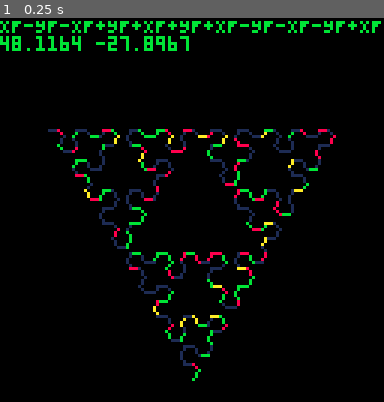
Above: before the commit, frame 1.
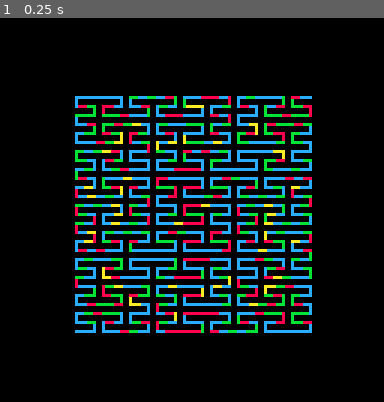
Above: after the commit, the same moment.

Repository: carolhmj/picofun
Game: PICO-8 cartridge lpixel.p8
Two runs of this game, one before a commit and one after it. Both use one fixed random seed, a clock stepped at 60 frames per second and the inputs below.
Inputs:
- Up to frame 1 (0.25 s): no input

The runs differ from the first frame. In frame 1, 18% of the frame differs, in the area x 0-100%, y 0-95%.

Commit message:
Added more demos

Diff:
--- a/lpixel.p8
+++ b/lpixel.p8
@@ -6,7 +6,7 @@
 sin1 = sin function sin(angle) return sin1(-angle/360) end
 
 -- * lsystem production module * --
-function lsystem_deriv(initial, rules)
+function lsystem_grammar(initial, rules)
 	return {
 		initial = initial,
 		rules = rules
@@ -36,7 +36,7 @@
 	return {x = x, y = y, a = a, draw = vdraw}
 end
 
-function lsystem_interp(initial, d, m)
+function lsystem_geom(initial, d, m)
 	return {
 		d = d,
 		m = m,
@@ -44,27 +44,27 @@
 	}
 end
 
-function push_state(lsystem_interp, new_state)
-	lsystem_interp.states[#lsystem_interp.states+1] = new_state
-end
-
-function process(lsystem_interp, rule)
-	local last_state = lsystem_interp.states[#lsystem_interp.states]
+function push_state(lsystem_geom, new_state)
+	lsystem_geom.states[#lsystem_geom.states+1] = new_state
+end
+
+function process(lsystem_geom, rule)
+	local last_state = lsystem_geom.states[#lsystem_geom.states]
 	local new_state = {}
 	local valid = true
 	if rule == 'F' then
-		new_state = moveForward(last_state, lsystem_interp.d, true)
+		new_state = moveForward(last_state, lsystem_geom.d, true)
 	elseif rule == 'G' then
-		new_state = moveForward(last_state, lsystem_interp.d, false)
+		new_state = moveForward(last_state, lsystem_geom.d, false)
 	elseif rule == '+' then
-		new_state = rotate(last_state, lsystem_interp.m, true)
+		new_state = rotate(last_state, lsystem_geom.m, true)
 	elseif rule == '-' then
-		new_state = rotate(last_state, lsystem_interp.m, false)
+		new_state = rotate(last_state, lsystem_geom.m, false)
 	else
 		valid = false
 	end
 	if valid then
-		push_state(lsystem_interp, new_state)
+		push_state(lsystem_geom, new_state)
 	end
 end
 
@@ -89,12 +89,12 @@
 	return new_state
 end
 
-function draw(lsystem_interp, centroid)
-	for i=1,#lsystem_interp.states do
-		if i+1 <= #lsystem_interp.states and
-		   lsystem_interp.states[i+1].draw == true then
-			draw_raster(lsystem_interp.states[i],
-						lsystem_interp.states[i+1],
+function draw(lsystem_geom, centroid)
+	for i=1,#lsystem_geom.states do
+		if i+1 <= #lsystem_geom.states and
+		   lsystem_geom.states[i+1].draw == true then
+			draw_line(lsystem_geom.states[i],
+						lsystem_geom.states[i+1],
 						centroid)
 		end
 	end
@@ -105,23 +105,28 @@
 	return {x = x, y = y}
 end
 
-function draw_raster(p0, p1, centroid)
+function draw_line(p0, p1, centroid)
+	-- selects colors based in the distance of the median between the
+	-- points and the object centroid
 	local medium_point = median(p0, p1)
 	local dist = dist(medium_point, centroid)
-
 	local color = select_color(dist)
 
-	local center0 = center(p0, centroid)
-	local center1 = center(p1, centroid)
-
-	local raster0 = raster(center0, centroid)
-	local raster1 = raster(center1, centroid)
+	-- translates line to the center of the screen --
+	local center0 = to_center(p0, centroid)
+	local center1 = to_center(p1, centroid)
+
+	-- converts from world coordinates to screen coordinates --
+	local raster0 = to_raster(center0, centroid)
+	local raster1 = to_raster(center1, centroid)
+
+	--draws the line --
 	line(raster0.x, raster0.y, raster1.x, raster1.y, color)
 end
 
 function select_color(dist)
 	if (flr(dist) % 2 == 0) then
-		return 1
+		return 12
 	elseif (flr(dist) % 3 == 0) then
 		return 8
 	elseif (flr(dist) % 5 == 0) then
@@ -139,11 +144,11 @@
 	return sqrt((p1.x-p0.x)^2 + (p1.y-p0.y)^2)
 end
 
-function center(p,centroid)
+function to_center(p, centroid)
 	return point(p.x-centroid.x, p.y-centroid.y)
 end
 
-function raster(t, centroid)
+function to_raster(t, centroid)
 	local norm_x = (t.x + WIDTH/2) / WIDTH
 	local norm_y = (t.y + HEIGHT/2) / HEIGHT
 
@@ -166,25 +171,82 @@
 	return point(centroid.x/n, centroid.y/n)
 end
 
+-- * keeps both lsystem interpretations together
+function lsystem(grammar, geometric, n_deriv)
+	return {
+		grammar = grammar,
+		geometric = geometric,
+		n_deriv = n_deriv
+	}
+end
+
+function produce_lsystem(lsystem)
+	lsystem.result = produce(lsystem.grammar, lsystem.n_deriv)
+	for i=1,#lsystem.result do
+		process(lsystem.geometric, sub(lsystem.result,i,i))
+	end
+	lsystem.centroid = find_centroid(lsystem.geometric.states)
+end
+
+function draw_lsystem(lsystem)
+	draw(lsystem.geometric, lsystem.centroid)
+end
+
+-- * demo systems *--
+demos = {
+	sierpinski = lsystem(
+		lsystem_grammar("YF",
+						{["X"] = "YF+XF+Y", ["Y"] = "XF-YF-X"}),
+		lsystem_geom(turtle(0,0,0), 3, 60),
+		5),
+	koch = lsystem(
+		lsystem_grammar("F-F-F-F",
+						{["F"] = "F-F+F+FF-F-F+F"}),
+		lsystem_geom(turtle(0,0,0), 4, 90),
+		2),
+	snowflake = lsystem(
+		lsystem_grammar("F++F++F",
+						{["F"]="F-F++F-F"}),
+		lsystem_geom(turtle(0,0,0), 0.9, 60),
+		4),
+	triangle = lsystem(
+		lsystem_grammar("F+F+F",
+						{["F"]="F-F+F"}),
+		lsystem_geom(turtle(0,0,0), 10, 120),
+		4
+		),
+	gosper = lsystem(
+		lsystem_grammar("-YF",
+						{["X"]="XFX-YF-YF+FX+FX-YF-YFFX+YF+FXFXYF-FX+YF+FXFX+YF-FXYF-YF-FX+FX+YFYF-",
+						 ["Y"]="+FXFX-YF-YF+FX+FXYF+FX-YFYF-FX-YF+FXYFYF-FX-YFFX+FX+YF-YF-FX+FX+YFY"}),
+		lsystem_geom(turtle(0,0,0), 4, 90),
+		2
+		),
+	square_sierpinski = lsystem(
+		lsystem_grammar("F+XF+F+XF",
+						{["X"]="XF-F+F-XF+F+XF-F+F-X"}),
+		lsystem_geom(turtle(0,0,0), 4, 90),
+		3
+		),
+	peano = lsystem(
+		lsystem_grammar("X",
+						{["X"]="XFYFX+F+YFXFY-F-XFYFX",
+						 ["Y"]="YFXFY-F-XFYFX+F+YFXFY"}),
+		lsystem_geom(turtle(0,0,0), 3, 90),
+		3
+		)
+}
+
 function _init()
 	WIDTH = 128
 	HEIGHT = 128
-	local rules = {
-		["X"] = "YF+XF+Y",
-		["Y"] = "XF-YF-X"
-	}
-	prod_system = lsystem_deriv('YF', rules)
-	result = produce(prod_system, 5)
-	geom_system = lsystem_interp(turtle(0,0,0), 3, 60)
-	for i=1,#result do
-		process(geom_system, sub(result,i,i))
-	end
-	geom_system_centroid = find_centroid(geom_system.states)
+	for k,v in pairs(demos) do
+		produce_lsystem(v)
+	end
+	curr = 0
 end
 
 function _draw()
 	cls()
-	draw(geom_system, geom_system_centroid)
-	print(result)
-	print(geom_system_centroid.x..' '..geom_system_centroid.y)
-end
+	draw_lsystem(demos.peano)
+end
